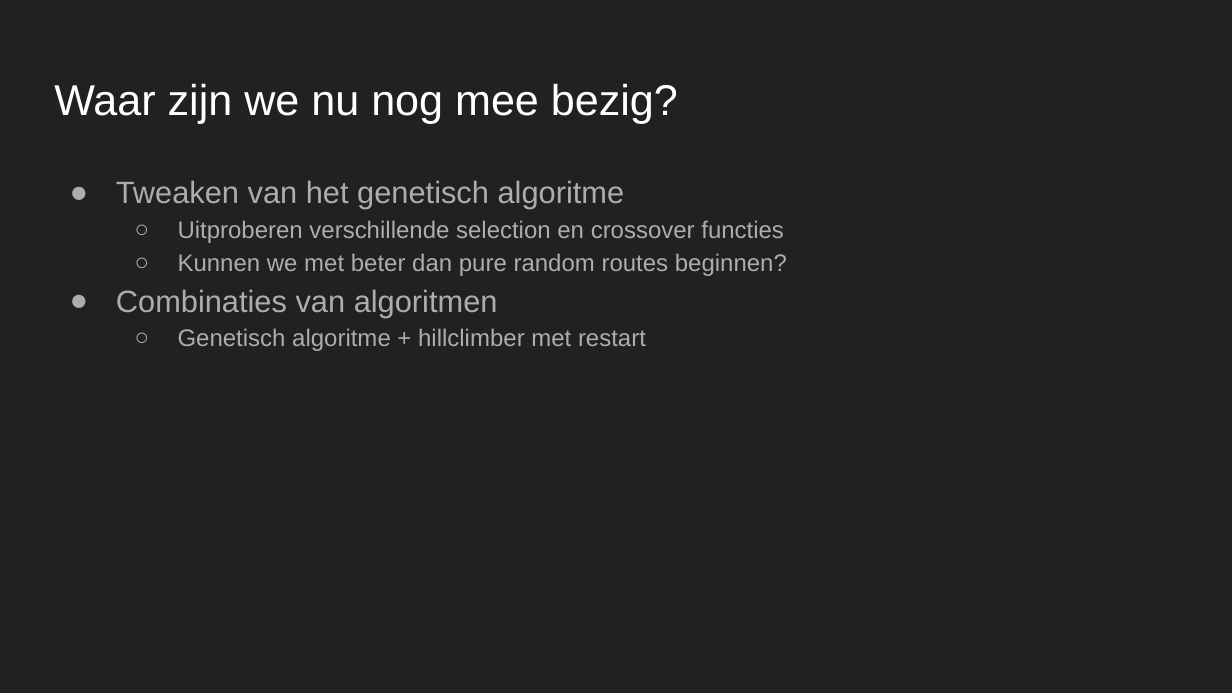
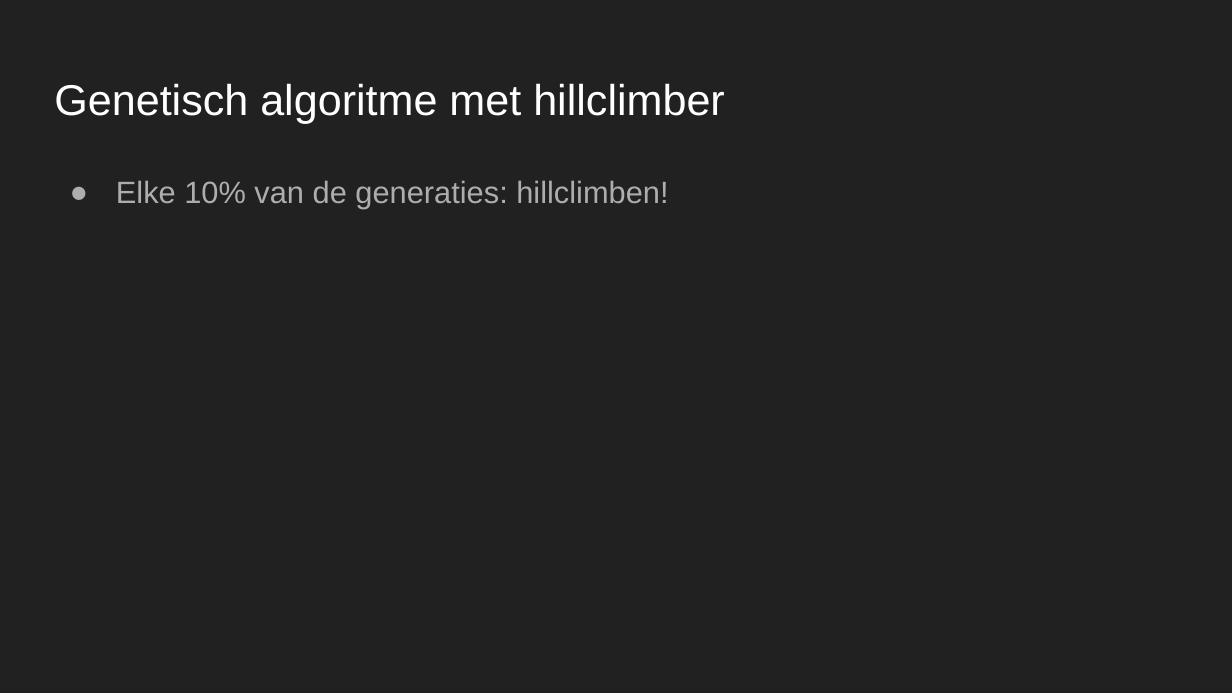
Before and after one commit to maiklarooij/Trainspotters, a slide deck: slide 14 of doc/Oefenpresentatie.pptx (slide 13 before the commit). Drawn at 1232x693 pixels with LibreOffice and Linux fonts; fonts in the diff are those of the drawing. Boxes give left, top, right and bottom in pixels: in the first picture for what was removed or moved away, otherwise in the second. Text is boxed around its words. In the diff, an @@ line names an element or a change of style, - is before the commit and + after.

```diff
--- a/doc/Oefenpresentatie.pptx
+++ b/doc/Oefenpresentatie.pptx
@@ title at [54,83,725,123]: text changed @@
-Waar zijn we nu nog mee bezig?
+Genetisch algoritme met hillclimber
@@ text at [116,180,668,209]: text changed; size 14 to 18 pt @@
-● Tweaken van het genetisch algoritme
-  ○ Uitproberen verschillende selection en crossover functies
-  ○ Kunnen we met beter dan pure random routes beginnen?
-● Combinaties van algoritmen
-  ○ Genetisch algoritme + hillclimber met restart
+● Elke 10% van de generaties: hillclimben!
```
Also in this commit, not shown: 6 other slides changed, 4 slides added, 2 slides removed, 31 other files.
